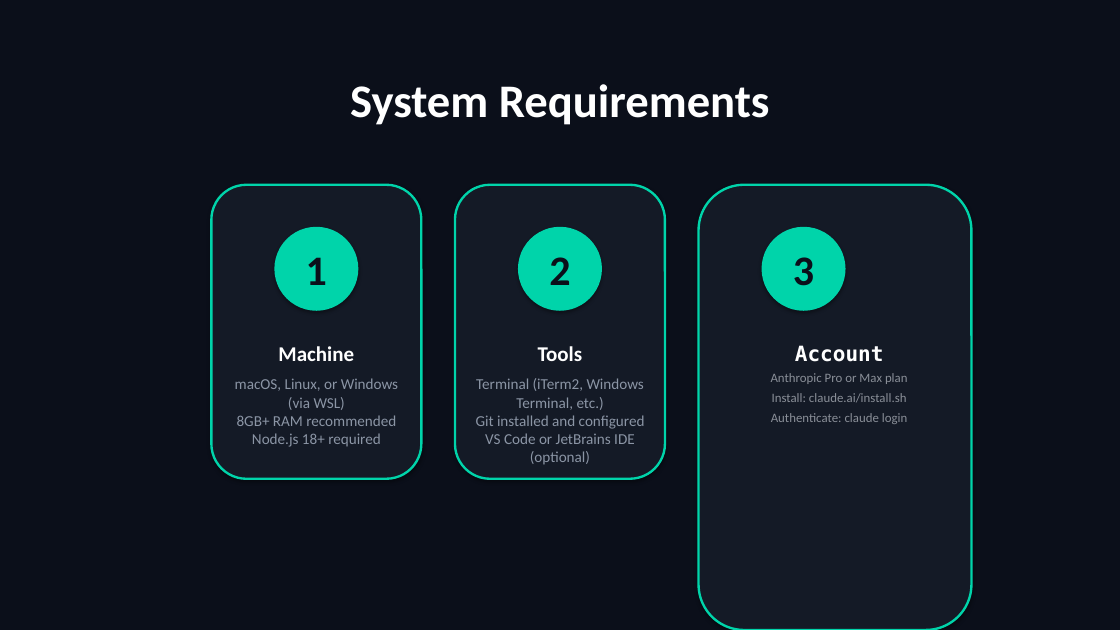
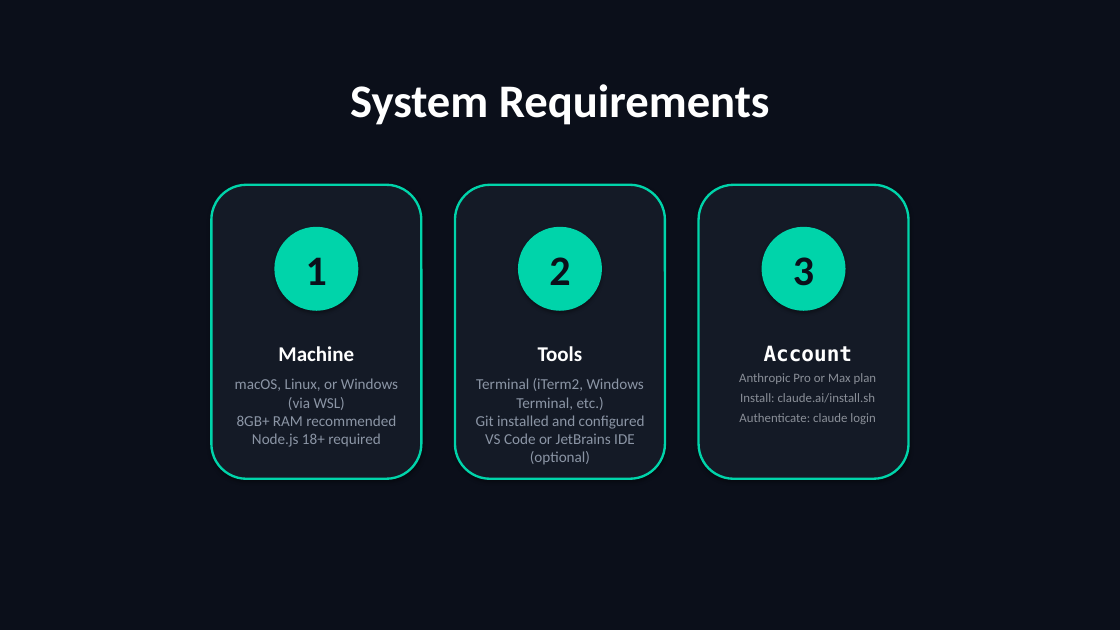
Before and after one commit to scottrhay/AIA-ClaudeCopilot, a slide deck: slide 10 of slides/Day2_Claude_Code_Fundamentals.pptx. Drawn at 1120x630 pixels with LibreOffice and Linux fonts; fonts in the diff are those of the drawing. Boxes give left, top, right and bottom in pixels: in the first picture for what was removed or moved away, otherwise in the second. Text is boxed around its words. In the diff, an @@ line names an element or a change of style, - is before the commit and + after.

```diff
--- a/slides/Day2_Claude_Code_Fundamentals.pptx
+++ b/slides/Day2_Claude_Code_Fundamentals.pptx
@@ rounded rectangle: place and size @@
-rounded rectangle at bbox=[699, 185, 972, 630]
+rounded rectangle at bbox=[699, 185, 909, 479]
@@ text "Account": place and size @@
-text "Account" at bbox=[771, 345, 908, 424]
+text "Account" at bbox=[739, 345, 877, 424]
```
Also in this commit, not shown: 1 slide added, 1 slide removed.
